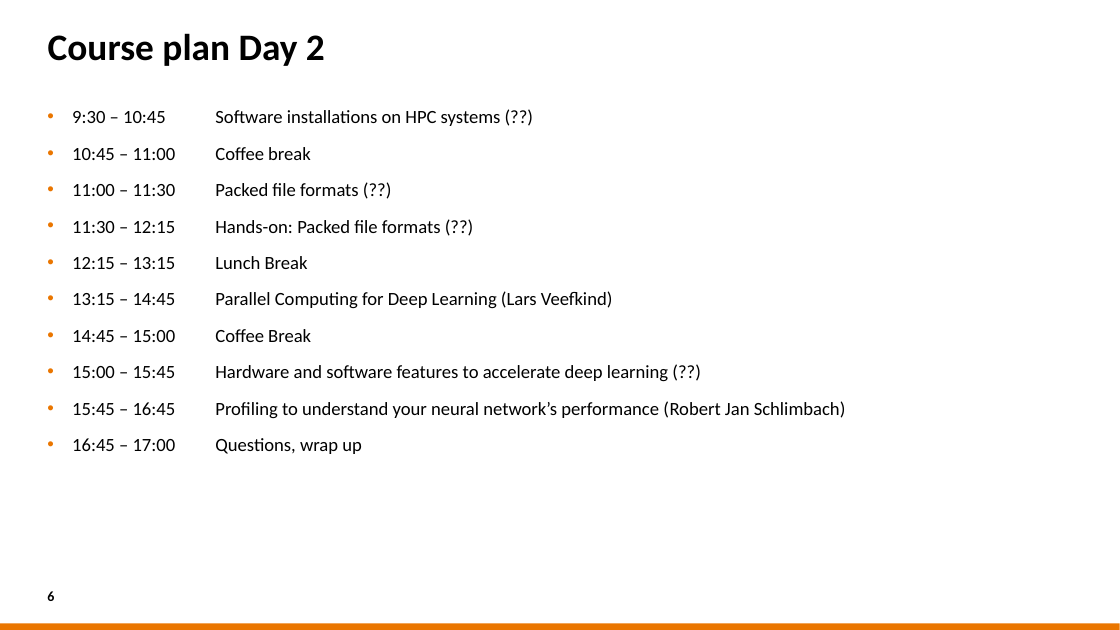
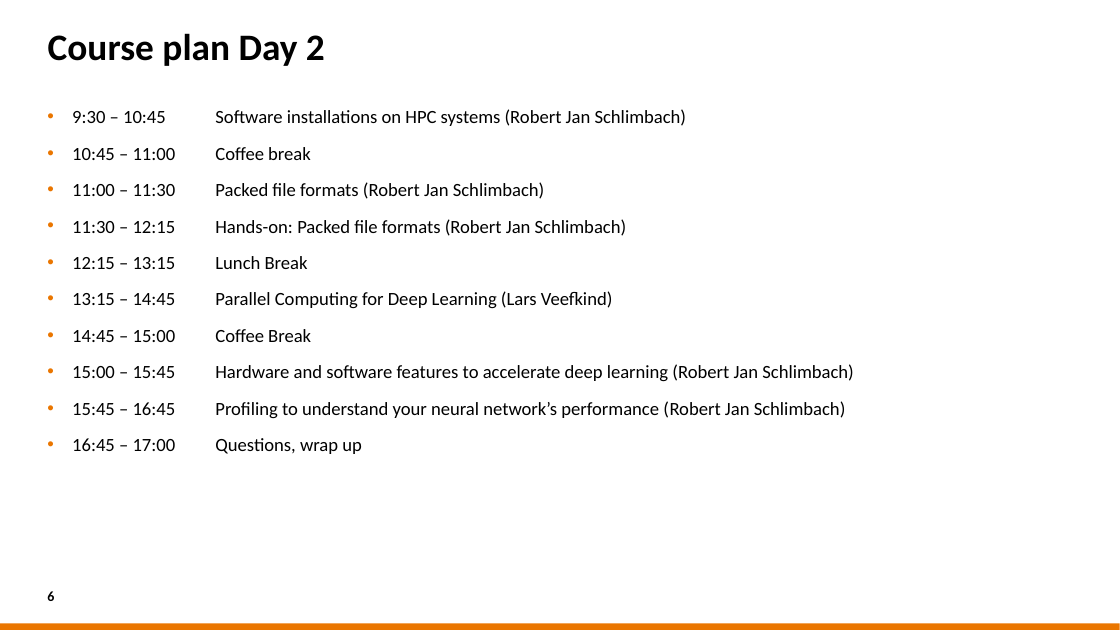
Before and after one commit to sara-nl/HPML-course-materials, a slide deck: slide 6 of Day1/slides/EuroHPC_HPML_welcome.pptx. Drawn at 1120x630 pixels with LibreOffice and Linux fonts; fonts in the diff are those of the drawing; background and template pictures are left out. Boxes give left, top, right and bottom in pixels: in the first picture for what was removed or moved away, otherwise in the second. Text is boxed around its words. In the diff, an @@ line names an element or a change of style, - is before the commit and + after.

```diff
--- a/Day1/slides/EuroHPC_HPML_welcome.pptx
+++ b/Day1/slides/EuroHPC_HPML_welcome.pptx
@@ text at <box>72,109,687,126</box>: text changed @@
-• 9:30 – 10:45 Software installations on HPC systems (??)
+• 9:30 – 10:45 Software installations on HPC systems (Robert Jan Schlimbach)
@@ text at <box>72,182,627,236</box>: text changed @@
-• 11:00 – 11:30 Packed file formats (??)
-• 11:30 – 12:15 Hands-on: Packed file formats (??)
+• 11:00 – 11:30 Packed file formats (Robert Jan Schlimbach)
+• 11:30 – 12:15 Hands-on: Packed file formats (Robert Jan Schlimbach)
@@ text at <box>72,364,854,382</box>: text changed @@
-• 15:00 – 15:45 Hardware and software features to accelerate deep learning (??)
+• 15:00 – 15:45 Hardware and software features to accelerate deep learning (Robert Jan Schlimbach)
```
Also in this commit, not shown: 2 other slides changed, 4 other files.
